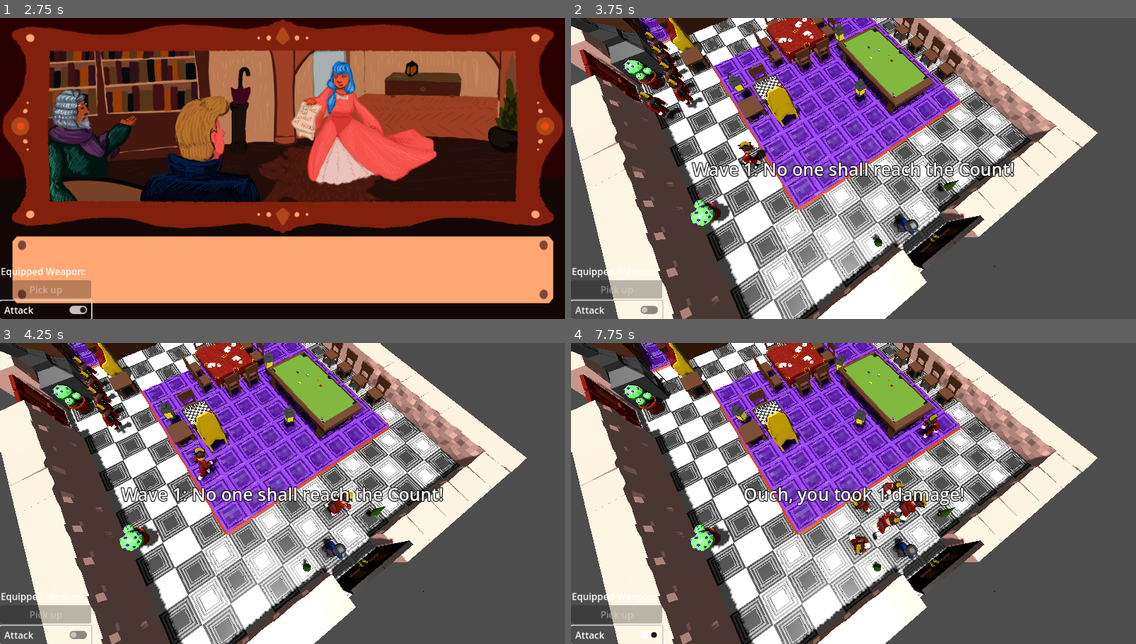
Above: before the commit, frames 1-4 (two rows, left to right).
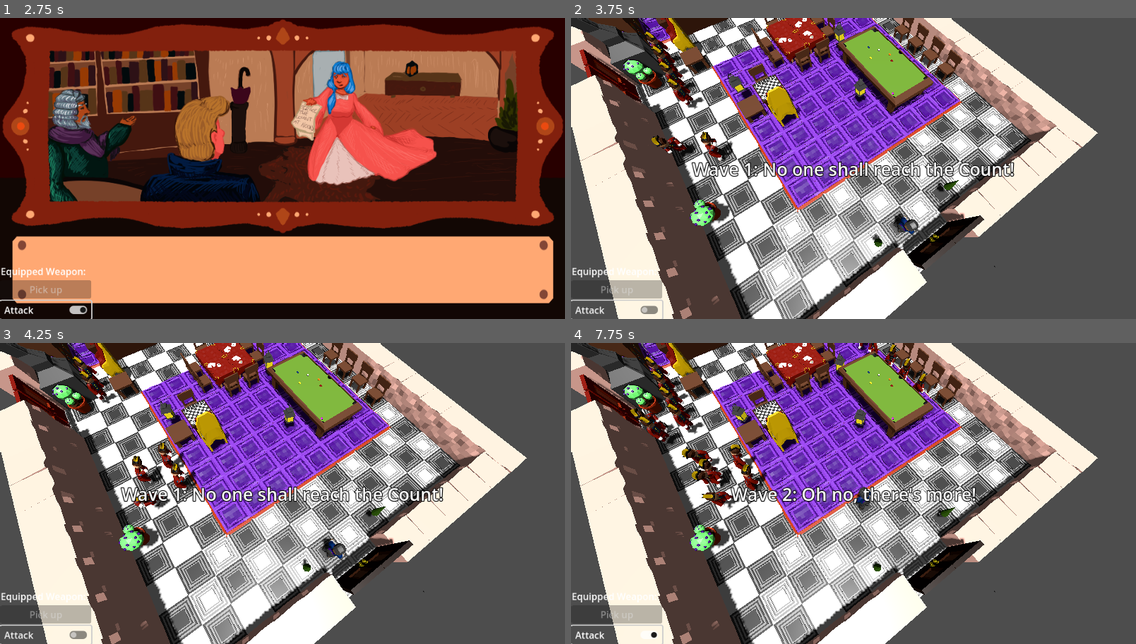
Above: after the commit, the same moments.

Repository: pinguinosod/gse_winterjam2024
Game: Godot game, scene res://main.tscn
Two runs of this game, one before a commit and one after it. Both use one fixed random seed, a clock stepped at 60 frames per second and the inputs below.
Inputs (mouse positions are in pixels of both pictures, inside the frame that each line leads up to):
- Up to frame 1 (2.75 s): click (288, 285) at 0.5 s; click "Attack" at 1.25 s; tap Enter (end_turn) at 2, 2.1 s; move the mouse to (406, 153) at 2.02 s; hold D (move_right) from 2.03 s (still down); click (406, 153) at 2.17 s
- Up to frame 2 (3.75 s): tap Space at 2.75 s; move the mouse to (740, 183) at 2.77 s; release D (move_right) at 2.78 s; hold S (move_down) 2.78-3.53 s; tap Enter (end_turn) at 2.85, 3.6 s; move the mouse to (910, 102) at 3.52 s; hold D (move_right) from 3.53 s (still down)
- Up to frame 3 (4.25 s): keep holding D (move_right)
- Up to frame 4 (7.75 s): move the mouse to (825, 553) at 4.27 s; release D (move_right) at 4.28 s; hold W (move_up) 4.28-5.03 s; tap Enter (end_turn) every 0.75 s from 4.35 to 7.35 s; click (825, 553) at 4.42 s; move the mouse to (1023, 538) at 5.02 s; hold A (move_left) 5.03-6.53 s; move the mouse to (684, 448) at 5.77 s; move the mouse to (881, 493) at 6.52 s; hold S (move_down) 6.53-7.28 s; click (881, 493) at 6.67 s; move the mouse to (768, 418) at 7.27 s; hold D (move_right) from 7.28 s (still down)

Frame 1 is identical in both runs. In frame 2, 1.0% of the frame differs, in the area x 11-35%, y 24-50%; in frame 3, 1.7%; in frame 4, 5.2%, in the area x 10-72%, y 0-72%.
Error before the commit: Invalid access to property or key 'enemyWaves' on a base object of type 'Nil'. (res://scripts/game_manager.gd:213)
Error after the commit: Invalid access to property or key 'enemyWaves' on a base object of type 'Nil'. (res://scripts/game_manager.gd:215)

Commit message:
Enemy changes

Diff:
--- a/CombatScenes/scene1.tres
+++ b/CombatScenes/scene1.tres
@@ -12,3 +12,4 @@
 doorOpensAfterTurns = 3
 bgm = ExtResource("1_4lqqf")
 doorLocations = PackedVector2Array(11, 1, 10, 1, 10, 2, 11, 2, 12, 2, 13, 2, 13, 12, 12, 12, 11, 12, 10, 12, 10, 11, 11, 11, 12, 11, 13, 11, 24, 12, 23, 12, 22, 12, 22, 11, 23, 11, 24, 11)
+escapeRoute = PackedVector2Array(25, 6, 25, 7)
--- a/audio_manager.gd
+++ b/audio_manager.gd
@@ -23,3 +23,8 @@
 		sfx_player.stream = sfx
 		sfx_player.volume_db = volume
 		sfx_player.play()
+
+func play_sfx_override(sfx, volume=0):
+	sfx_player.stream = sfx
+	sfx_player.volume_db = volume
+	sfx_player.play()
--- a/countess_lockpicking_dress.tscn
+++ b/countess_lockpicking_dress.tscn
@@ -116,13 +116,13 @@
 randomSounds = Array[AudioStream]([ExtResource("3_5grte"), ExtResource("4_034we"), ExtResource("5_uta5i"), ExtResource("6_traco"), ExtResource("7_12syv")])
 
 [node name="Skeleton3D" parent="Armature" index="0"]
-bones/4/rotation = Quaternion(0.149947, -0.0430836, -0.038368, 0.98701)
+bones/4/rotation = Quaternion(0.102819, -0.0508345, -0.0340929, 0.992815)
 bones/8/position = Vector3(-4.41932e-07, 11.7456, 1.05729e-05)
 bones/8/rotation = Quaternion(-0.0995384, 0.125796, 0.634926, 0.755736)
-bones/9/rotation = Quaternion(0.0785148, 0.0336059, 0.250357, 0.964379)
+bones/9/rotation = Quaternion(0.0654388, 0.072172, 0.24359, 0.964973)
 bones/12/position = Vector3(1.69765e-06, 11.7456, -8.25387e-06)
 bones/12/rotation = Quaternion(-0.113802, -0.129297, -0.561349, 0.809456)
-bones/13/rotation = Quaternion(0.126869, -0.0972992, -0.217024, 0.962984)
+bones/13/rotation = Quaternion(0.126316, -0.071008, -0.241711, 0.959468)
 bones/15/rotation = Quaternion(0.0168901, -0.0191034, 0.74713, -0.664189)
 bones/16/rotation = Quaternion(0.0203197, 0.0154733, -0.525248, 0.850566)
 bones/20/rotation = Quaternion(-0.000202153, 0.0254983, 0.999667, -0.00404316)
--- a/rooms.tscn
+++ b/rooms.tscn
@@ -29,10 +29,11 @@
 [sub_resource type="PlaneMesh" id="PlaneMesh_atp7n"]
 material = SubResource("StandardMaterial3D_7vd8q")
 
-[node name="Rooms" type="Node3D"]
+[node name="Rooms" type="Node3D" node_paths=PackedStringArray("countess")]
 transform = Transform3D(1, 0, 0, 0, 1, 0, 0, 0, 1, 0, -1.14441e-05, 0)
 script = ExtResource("2_xim5h")
 offSet = Vector3(85, 0, 0)
+countess = NodePath("countessLockpickingDress2")
 
 [node name="Room01" type="GridMap" parent="."]
 mesh_library = ExtResource("1_aqf6v")
--- a/scripts/combat_scene.gd
+++ b/scripts/combat_scene.gd
@@ -5,6 +5,7 @@
 @export var doorOpensAfterTurns = 3
 @export var bgm: AudioStream
 @export var doorLocations: PackedVector2Array
+@export var escapeRoute: PackedVector2Array
 
 func _init():
 	print("Combat Scene")
--- a/scripts/enemies.gd
+++ b/scripts/enemies.gd
@@ -7,7 +7,7 @@
 var currentPathIndex = 0
 @export var base_speed: float = 5.0
 var speed
-var perTurnAP = 15
+var perTurnAP = 5
 var currentAP = perTurnAP
 @export var max_range: float = 3.0
 var idle = true
@@ -43,7 +43,7 @@
 func _process(delta: float) -> void:
 	if currentPathIndex < pathToFollow.size():
 		currentAP -= 1
-		AudioManager.play_sfx(step_sound)
+		AudioManager.play_sfx(step_sound, 80)
 		var target_position: Vector2i = pathToFollow[currentPathIndex]# + Vector2(1,1)
 		var direction = target_position - currentRoom.get_cell_position(position)
 		rotateTowardsDirection(direction)
@@ -69,7 +69,7 @@
 	self.player = player
 	var moveTo = get_movement(room, player)
 	var mapPos = room.get_cell_position(position)
-
+	AudioManager.play_sfx_override(step_sound)
 	if moveTo.distance_to(mapPos) > 0.1:
 		$countFallingDying.travel("Walk")
 	idle = false
@@ -111,7 +111,7 @@
 	inTurn = false
 	$countFallingDying.travel("Strike")
 	if player.position.distance_to(position) <= 1:
-		AudioManager.play_sfx(attack_sound)
+		AudioManager.play_sfx_override(attack_sound, 40)
 		if not game_manager:
 			game_manager = $"../../../GameManager"
 		game_manager.attack_player()
--- a/scripts/game_manager.gd
+++ b/scripts/game_manager.gd
@@ -190,6 +190,8 @@
 			currentEnemy = enemyTurnQueue.pop_front()
 			if currentEnemy:
 				currentEnemy.take_turn(currentRoom, player)
+	if not enemyTurn() and not playerTurn:
+		showText("Player Turn", 1.5)
 		playerTurn = true
 		player.turn_start()
 
